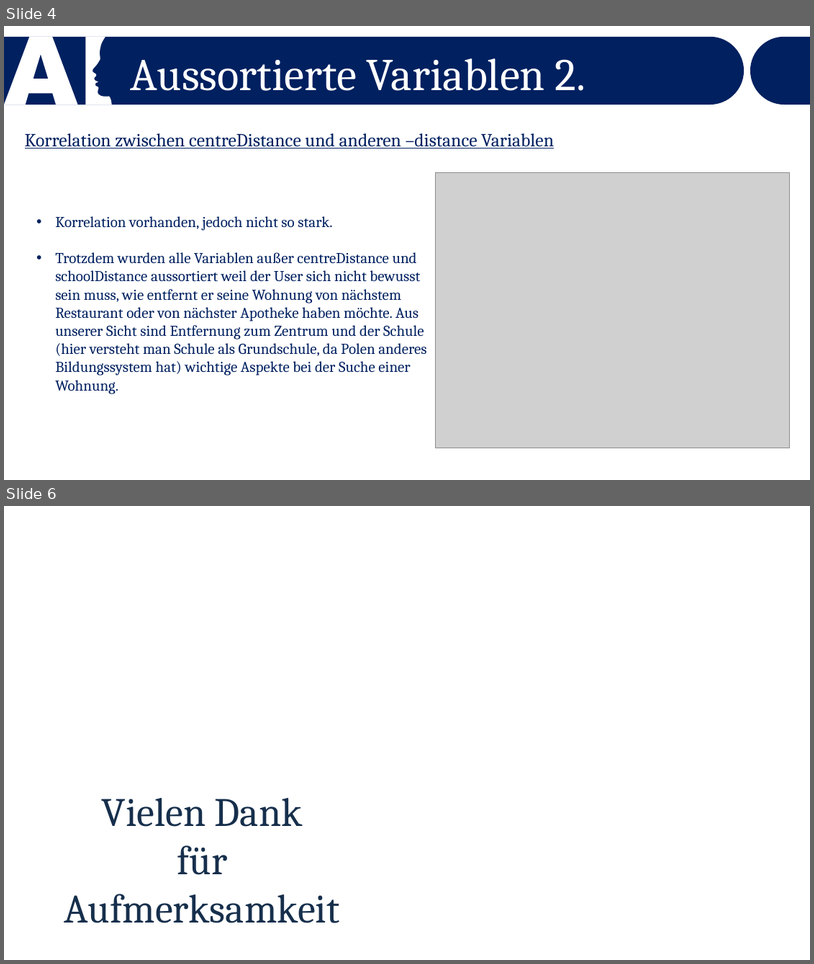
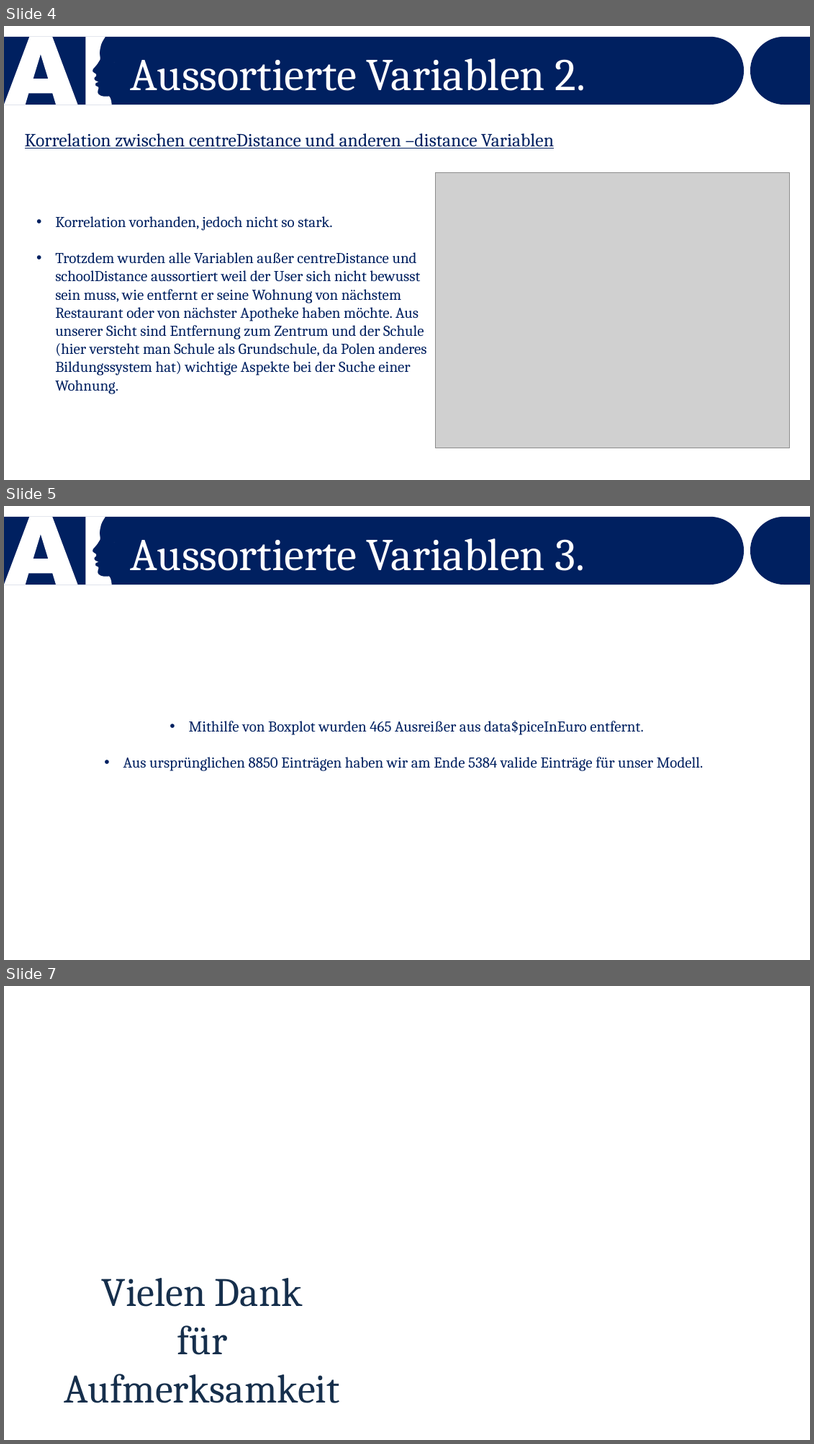
Before and after one commit to Dewin154/Projekt_Bauer, a slide deck: Mietspiegel_in_Polen.pptx. Shown one above the other, each under a label of ours: slides 4 and 6 before the commit, slides 4, 5 and 7 after it; the slides between them are not shown. The pictures are 814x964 and 814x1444 pixels, drawn with LibreOffice and Linux fonts; fonts in the diff are those of the drawing; grey boxes stand for pictures; background and template pictures are left out. Boxes give left, top, right and bottom in pixels: in the first picture for what was removed or moved away, otherwise in the second. Text is boxed around its words. In the diff, an @@ line names an element or a change of style, - is before the commit and + after.

```diff
--- a/Mietspiegel_in_Polen.pptx
+++ b/Mietspiegel_in_Polen.pptx
@@ slide 5 added at <box>4,506,810,960</box>, background #FFFFFF; not listed: 3 template elements that a slide beside it also shows @@
@@ text added at <box>131,538,586,571</box>, 54 pt, text #FFFFFF @@
+Aussortierte Variablen 3.
@@ text added at <box>124,721,704,771</box>, 18 pt, text #002060 @@
+• Mithilfe von Boxplot wurden 465 Ausreißer aus data$piceInEuro entfernt.
+• Aus ursprünglichen 8850 Einträgen haben wir am Ende 5384 valide Einträge für unser Modell.
@@ what was slide 6 is now slide 7 @@
```
Also in this commit, not shown: 2 slides changed, 2 other files.
